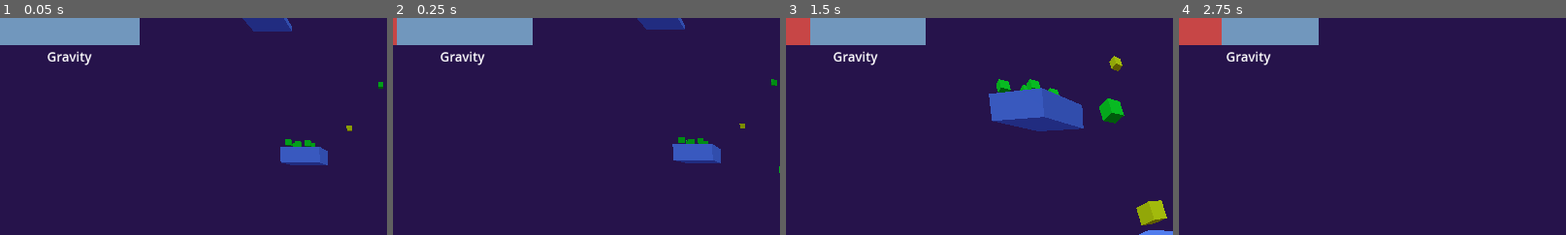
Above: before the commit, frames 1-4 (left to right).
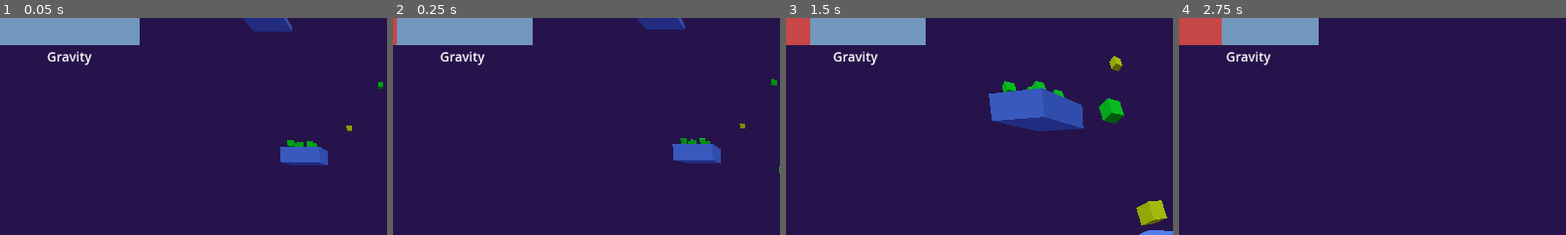
Above: after the commit, the same moments.

Repository: tobiasjdcolvin/Void-Sprinter
Game: Godot game, scene res://levels/level_one.tscn
Two runs of this game, one before a commit and one after it. Both use one fixed random seed, a clock stepped at 60 frames per second and the inputs below.
Inputs (mouse positions are % of the whole screen's width and height, from its top left):
- Up to frame 1 (0.05 s): no input
- Up to frame 2 (0.25 s): no input
- Up to frame 3 (1.5 s): move the mouse to (55, 50) at 0.52 s; hold Shift (dash) 0.53-1.28 s; hold W (forward) from 0.53 s (still down); tap Space (jump) at 0.77 s; move the mouse to (45, 50) at 1.27 s; tap Shift (dash) at 1.35 s
- Up to frame 4 (2.75 s): keep holding W (forward); tap Space (jump) at 1.52 s; move the mouse to (52, 48) at 2.02 s; hold Shift (dash) from 2.03 s (still down)
The pictures show only the part of the screen within x 0-50%, y 0-50%; the shares and areas given below are measured in that part.

The runs differ from the first frame. In frame 1, 0.1% of the frame differs, in the area x 73-82%, y 55-60%; in frame 2, less than 0.1%; in frame 3, 0.3%, in the area x 54-72%, y 28-37%; in frame 4, nothing differs.

Commit message:
Made first level easier

Diff:
--- a/levels/level_one.tscn
+++ b/levels/level_one.tscn
@@ -27,7 +27,7 @@
 transform = Transform3D(1, 0, 0, 0, 1, 0, 0, 0, 1, 19.8114, 34.6142, -43.9114)
 
 [node name="PlatformLarge2" parent="Platforms" index="6" instance=ExtResource("2_vof0b")]
-transform = Transform3D(1, 0, 0, 0, 1, 0, 0, 0, 1, 1.50836, 62.6958, -73.6278)
+transform = Transform3D(1, 0, 0, 0, 1, 0, 0, 0, 1, 1.50836, 57.8013, -73.6278)
 
 [node name="PickupGrav" parent="Pickups" index="0" instance=ExtResource("4_wfegy")]
 transform = Transform3D(1, 0, 0, 0, 1, 0, 0, 0, 1, -3.46781, 3.60908, -11.3087)
@@ -48,7 +48,7 @@
 transform = Transform3D(1, 0, 0, 0, 1, 0, 0, 0, 1, -22.0124, 45.8807, -58.1575)
 
 [node name="PickupGrav8" parent="Pickups" index="6" instance=ExtResource("4_wfegy")]
-transform = Transform3D(1, 0, 0, 0, 1, 0, 0, 0, 1, -10.6255, 61.2837, -66.7046)
+transform = Transform3D(1, 0, 0, 0, 1, 0, 0, 0, 1, -11.4218, 56.6048, -65.793)
 
 [node name="PickupGrav5" parent="Pickups" index="7" instance=ExtResource("4_wfegy")]
 transform = Transform3D(1, 0, 0, 0, 1, 0, 0, 0, 1, -5.4995, 20.3532, -37.9402)
@@ -63,19 +63,19 @@
 transform = Transform3D(1, 0, 0, 0, 1, 0, 0, 0, 1, 0.262695, 13.5425, -26.0731)
 
 [node name="PickupJump4" parent="Pickups" index="11" instance=ExtResource("3_54qat")]
-transform = Transform3D(1, 0, 0, 0, 1, 0, 0, 0, 1, -10.3672, 17.5994, -33.424)
+transform = Transform3D(1, 0, 0, 0, 1, 0, 0, 0, 1, -10.2215, 17.5994, -33.8391)
 
 [node name="PickupJump5" parent="Pickups" index="12" instance=ExtResource("3_54qat")]
-transform = Transform3D(1, 0, 0, 0, 1, 0, 0, 0, 1, -10.3672, 17.5994, -35.6357)
+transform = Transform3D(1, 0, 0, 0, 1, 0, 0, 0, 1, -10.2215, 17.5994, -36.0508)
 
 [node name="PickupJump6" parent="Pickups" index="13" instance=ExtResource("3_54qat")]
-transform = Transform3D(1, 0, 0, 0, 1, 0, 0, 0, 1, -12.6459, 17.5994, -35.6357)
+transform = Transform3D(1, 0, 0, 0, 1, 0, 0, 0, 1, -12.5002, 17.5994, -36.0508)
 
 [node name="PickupJump7" parent="Pickups" index="14" instance=ExtResource("3_54qat")]
-transform = Transform3D(1, 0, 0, 0, 1, 0, 0, 0, 1, -12.6459, 17.5994, -32.7577)
+transform = Transform3D(1, 0, 0, 0, 1, 0, 0, 0, 1, -12.5002, 17.5764, -33.1728)
 
 [node name="PickupJump8" parent="Pickups" index="15" instance=ExtResource("3_54qat")]
-transform = Transform3D(1, 0, 0, 0, 1, 0, 0, 0, 1, -11.8753, 17.5994, -34.3296)
+transform = Transform3D(1, 0, 0, 0, 1, 0, 0, 0, 1, -11.7296, 17.5994, -34.7447)
 
 [node name="PickupJump9" parent="Pickups" index="16" instance=ExtResource("3_54qat")]
 transform = Transform3D(1, 0, 0, 0, 1, 0, 0, 0, 1, -0.921494, 25.8949, -37.2187)
@@ -87,28 +87,25 @@
 transform = Transform3D(1, 0, 0, 0, 1, 0, 0, 0, 1, 9.82245, 33.9257, -40.1716)
 
 [node name="PickupJump11" parent="Pickups" index="19" instance=ExtResource("3_54qat")]
-transform = Transform3D(1, 0, 0, 0, 1, 0, 0, 0, 1, -16.6746, 53.3231, -62.4834)
+transform = Transform3D(1, 0, 0, 0, 1, 0, 0, 0, 1, -16.6746, 51.7467, -62.4834)
 
 [node name="PickupJump14" parent="Pickups" index="20" instance=ExtResource("3_54qat")]
-transform = Transform3D(1, 0, 0, 0, 1, 0, 0, 0, 1, -19.8117, 50.7706, -59.8345)
+transform = Transform3D(1, 0, 0, 0, 1, 0, 0, 0, 1, -19.8117, 48.6812, -59.8345)
 
 [node name="PickupJump12" parent="Pickups" index="21" instance=ExtResource("3_54qat")]
-transform = Transform3D(1, 0, 0, 0, 1, 0, 0, 0, 1, -12.797, 57.9588, -64.821)
+transform = Transform3D(1, 0, 0, 0, 1, 0, 0, 0, 1, -12.797, 55.407, -64.821)
 
-[node name="PickupJump16" parent="Pickups" index="22" instance=ExtResource("3_54qat")]
-transform = Transform3D(1, 0, 0, 0, 1, 0, 0, 0, 1, -11.9028, 60.0082, -65.4781)
+[node name="PickupJump15" parent="Pickups" index="22" instance=ExtResource("3_54qat")]
+transform = Transform3D(1, 0, 0, 0, 1, 0, 0, 0, 1, -14.461, 53.4327, -63.6476)
 
-[node name="PickupJump15" parent="Pickups" index="23" instance=ExtResource("3_54qat")]
-transform = Transform3D(1, 0, 0, 0, 1, 0, 0, 0, 1, -14.461, 55.9845, -63.6476)
+[node name="PickupJump13" parent="Pickups" index="23" instance=ExtResource("3_54qat")]
+transform = Transform3D(1, 0, 0, 0, 1, 0, 0, 0, 1, -7.51499, 58.8711, -67.6509)
 
-[node name="PickupJump13" parent="Pickups" index="24" instance=ExtResource("3_54qat")]
-transform = Transform3D(1, 0, 0, 0, 1, 0, 0, 0, 1, -8.4407, 63.55, -67.6509)
+[node name="PickupJump18" parent="Pickups" index="24" instance=ExtResource("3_54qat")]
+transform = Transform3D(1, 0, 0, 0, 1, 0, 0, 0, 1, -5.55701, 59.9346, -68.5667)
 
-[node name="PickupJump18" parent="Pickups" index="25" instance=ExtResource("3_54qat")]
-transform = Transform3D(1, 0, 0, 0, 1, 0, 0, 0, 1, -5.55701, 64.8966, -68.5667)
-
-[node name="PickupJump17" parent="Pickups" index="26" instance=ExtResource("3_54qat")]
-transform = Transform3D(1, 0, 0, 0, 1, 0, 0, 0, 1, -9.49541, 62.3897, -67.2079)
+[node name="PickupJump17" parent="Pickups" index="25" instance=ExtResource("3_54qat")]
+transform = Transform3D(1, 0, 0, 0, 1, 0, 0, 0, 1, -9.49541, 57.7108, -67.2079)
 
 [node name="PlayerSpawnPoint" parent="PlayerContainer" index="0"]
 transform = Transform3D(1, 0, 0, 0, 1, 0, 0, 0, 1, 2.08165e-12, 8.67154, 2.08165e-12)
